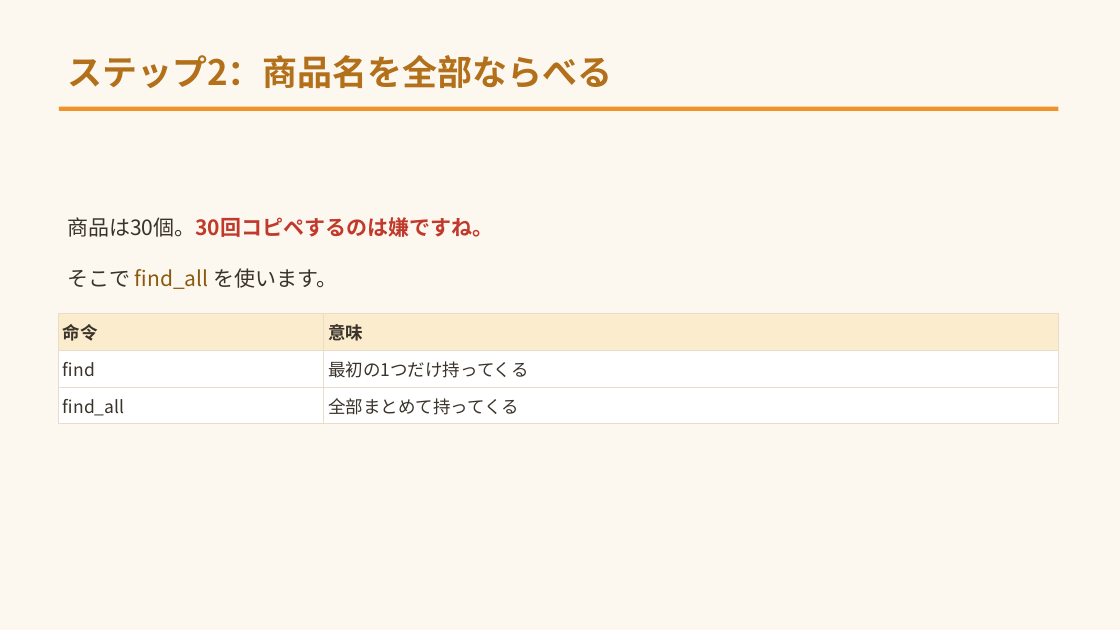
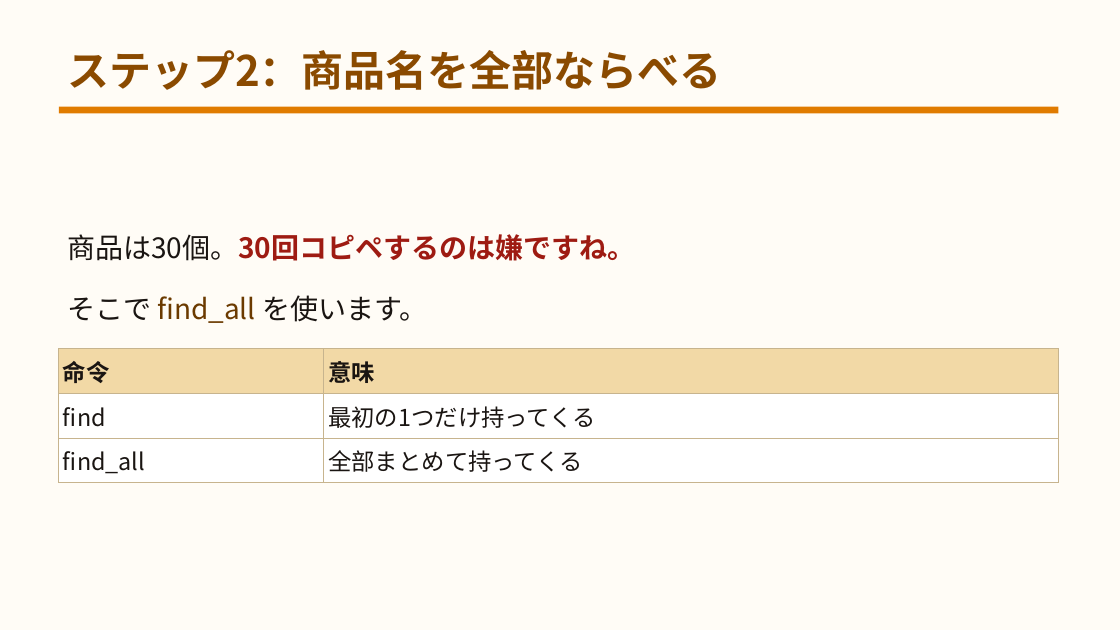
Before and after one commit to yuracode/isshop, a slide deck: slide 27 of docs/slides.pptx. Drawn at 1120x630 pixels with LibreOffice and Linux fonts; fonts in the diff are those of the drawing. Boxes give left, top, right and bottom in pixels: in the first picture for what was removed or moved away, otherwise in the second. Text is boxed around its words. In the diff, an @@ line names an element or a change of style, - is before the commit and + after.

```diff
--- a/docs/slides.pptx
+++ b/docs/slides.pptx
@@ background #FDF8EF to #FFFCF6 @@
@@ text "ステップ2：商品名を全部ならべる" at (67,50,722,90): size 30 to 36 pt, text colour #B3701A to #8A4A00 @@
@@ rectangle at (59,107,1059,113): fill #F0932B to #E07B00 @@
@@ text "商品は30個。30回コピペするのは嫌ですね。": place and size @@
-text "商品は30個。30回コピペするのは嫌ですね。" at (67,217,493,237)
+text "商品は30個。30回コピペするのは嫌ですね。" at (67,234,635,261)
@@ text "商品は30個。30回コピペするのは嫌ですね。" at (67,234,635,261): size 18 to 24 pt; text colour #3A332B to #1A1512, text colour #C0392B to #9E1B12 in "商品は30個。30回コピペするのは嫌ですね。" @@
@@ text "そこで find_all を使います。": place and size @@
-text "そこで find_all を使います。" at (67,268,337,289)
+text "そこで find_all を使います。" at (67,295,427,323)
@@ text "そこで find_all を使います。" at (67,295,427,323): size 18 to 24 pt; text colour #3A332B to #1A1512 in "そこで を使います。"; text colour #8A5A10 to #6B3A00 in "find_all" @@
@@ table at (59,349,1059,478) @@
@@ fill #FBECCD to #F2D9A6 in row 1 @@
@@ size 15 to 20 pt, text colour #3A332B to #1A1512 @@
@@ borders changed @@
@@ table: place and size @@
-table at (59,313,1059,420)
+table at (59,349,1059,478)
```
Also in this commit, not shown: 51 other slides changed, 3 other files.
